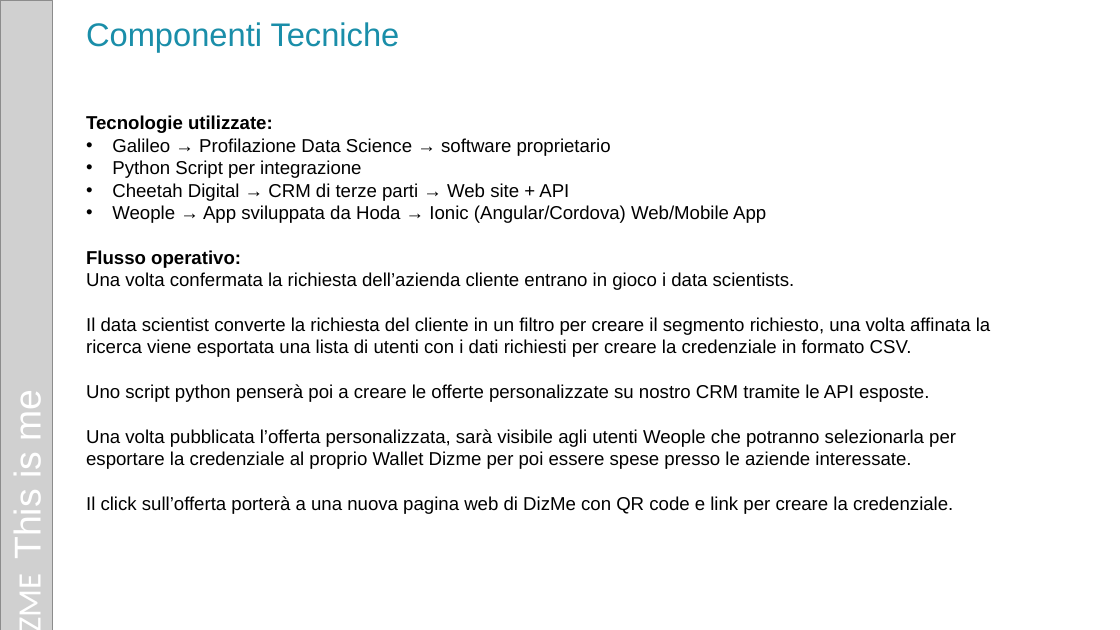
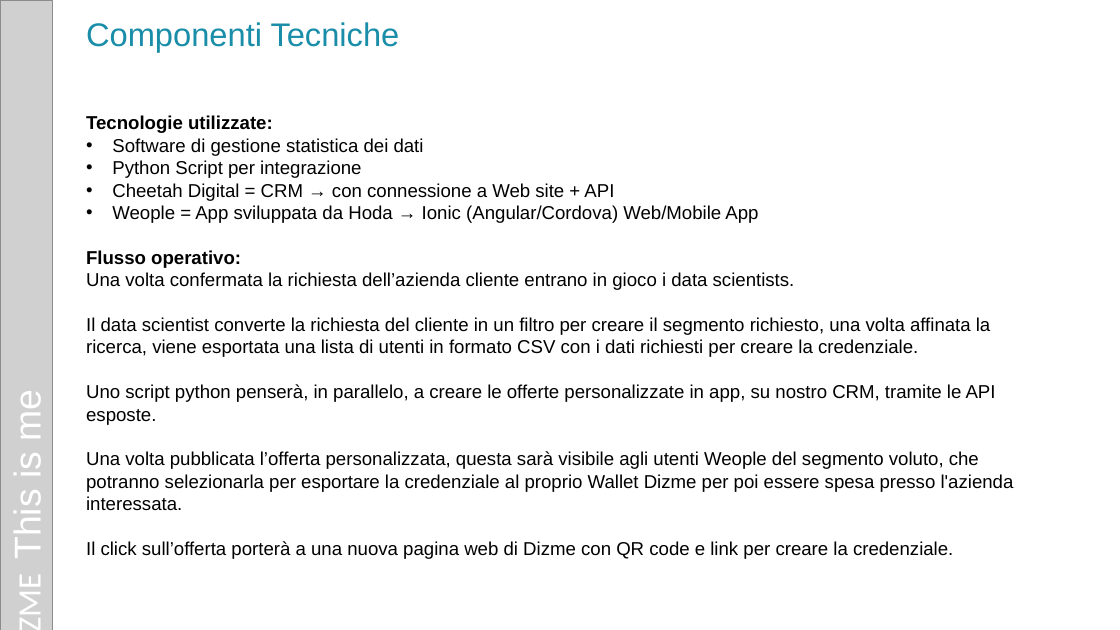
Before and after one commit to dizme/Hackathon_21, a slide deck: slide 8 of docs/weople/slide.pptx. Drawn at 1120x630 pixels with LibreOffice and Linux fonts; fonts in the diff are those of the drawing; grey boxes stand for pictures. Boxes give left, top, right and bottom in pixels: in the first picture for what was removed or moved away, otherwise in the second. Text is boxed around its words. In the diff, an @@ line names an element or a change of style, - is before the commit and + after.

```diff
--- a/docs/weople/slide.pptx
+++ b/docs/weople/slide.pptx
@@ text at (112, 138, 424, 156): text changed @@
-• Galileo → Profilazione Data Science → software proprietario
+• Software di gestione statistica dei dati
@@ text at (112, 183, 758, 223): text changed @@
-• Cheetah Digital → CRM di terze parti → Web site + API
-• Weople → App sviluppata da Hoda → Ionic (Angular/Cordova) Web/Mobile App
+• Cheetah Digital = CRM → con connessione a Web site + API
+• Weople = App sviluppata da Hoda → Ionic (Angular/Cordova) Web/Mobile App
@@ text at (86, 317, 1014, 559): text changed @@
-Il data scientist converte la richiesta del cliente in un filtro per creare il segmento richiesto, una volta affinata la ricerca viene esportata una lista di utenti con i dati richiesti per creare la credenziale in formato CSV.
-Uno script python penserà poi a creare le offerte personalizzate su nostro CRM tramite le API esposte.
-Una volta pubblicata l’offerta personalizzata, sarà visibile agli utenti Weople che potranno selezionarla per esportare la credenziale al proprio Wallet Dizme per poi essere spese presso le aziende interessate.
-Il click sull’offerta porterà a una nuova pagina web di DizMe con QR code e link per creare la credenziale.
+Il data scientist converte la richiesta del cliente in un filtro per creare il segmento richiesto, una volta affinata la ricerca, viene esportata una lista di utenti in formato CSV con i dati richiesti per creare la credenziale.
+Uno script python penserà, in parallelo, a creare le offerte personalizzate in app, su nostro CRM, tramite le API esposte.
+Una volta pubblicata l’offerta personalizzata, questa sarà visibile agli utenti Weople del segmento voluto, che potranno selezionarla per esportare la credenziale al proprio Wallet Dizme per poi essere spesa presso l'azienda interessata.
+Il click sull’offerta porterà a una nuova pagina web di Dizme con QR code e link per creare la credenziale.
```
Also in this commit, not shown: 2 other slides changed, 1 other file.
